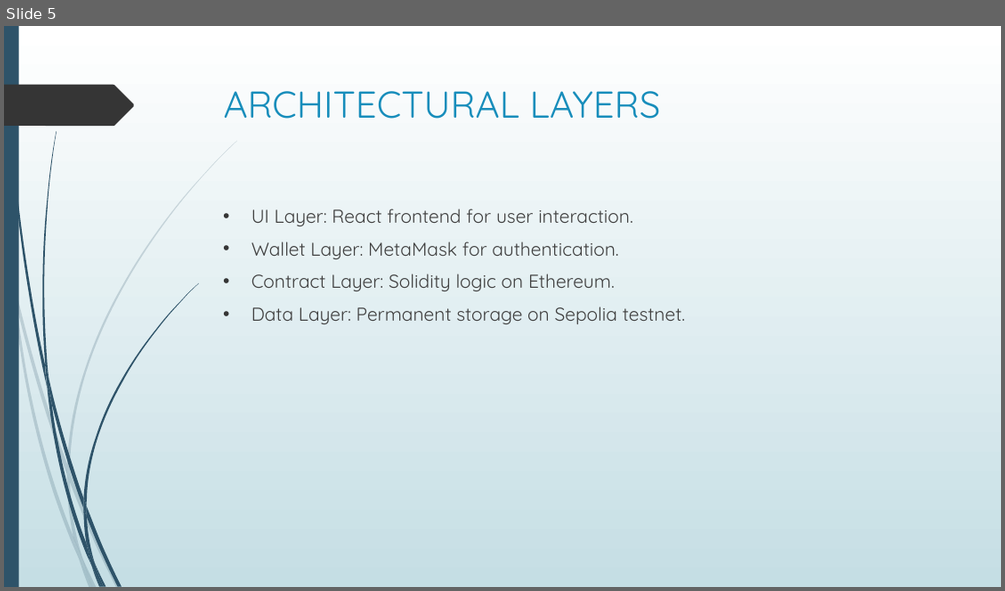
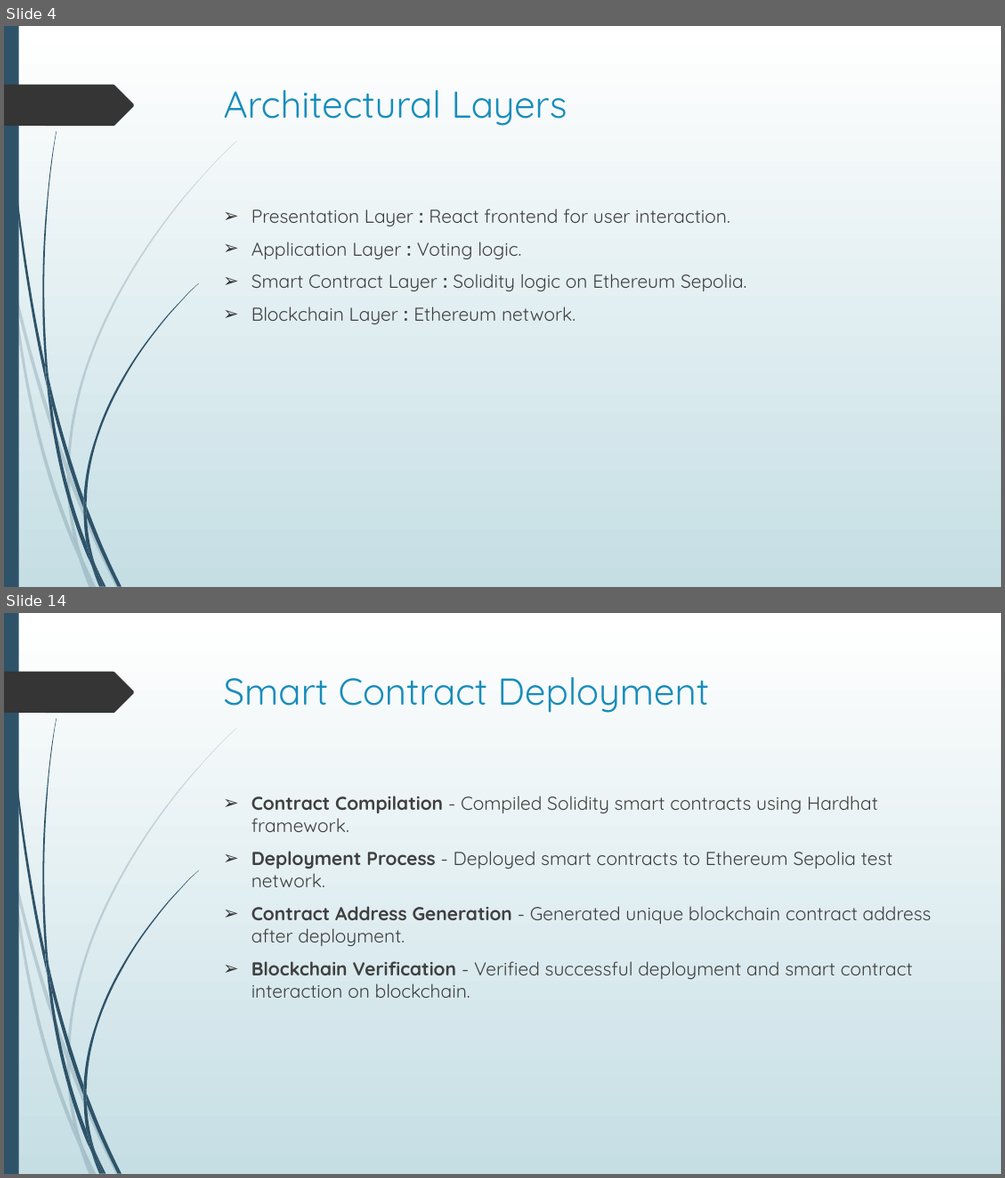
Before and after one commit to chigonglei/DAppSopolia, a slide deck: Presentation.pptx. Shown one above the other, each under a label of ours: slide 5 before the commit, slides 4 and 14 after it; the slides between them are not shown. The pictures are 1005x591 and 1005x1178 pixels, drawn with LibreOffice and Linux fonts; fonts in the diff are those of the drawing. Boxes give left, top, right and bottom in pixels: in the first picture for what was removed or moved away, otherwise in the second. Text is boxed around its words. In the diff, an @@ line names an element or a change of style, - is before the commit and + after.

```diff
--- a/Presentation.pptx
+++ b/Presentation.pptx
@@ slide 14 added at box(4, 613, 1001, 1174), background gradient #FFFFFF to #C5DEE5; not listed: 24 template elements that a slide beside it also shows @@
@@ title added at box(224, 677, 709, 713), 36 pt, text #178DBB @@
+Smart Contract Deployment
@@ text added at box(251, 795, 931, 997), 18 pt, text #404040 @@
+➢ Contract Compilation - Compiled Solidity smart contracts using Hardhat framework.
+➢ Deployment Process - Deployed smart contracts to Ethereum Sepolia test network.
+➢ Contract Address Generation - Generated unique blockchain contract address after deployment.
+➢ Blockchain Verification - Verified successful deployment and smart contract interaction on blockchain.
@@ what was slide 5 is now slide 4 @@
@@ slide 4 changed as well @@
@@ title at box(224, 90, 567, 126): text changed @@
-ARCHITECTURAL LAYERS
+Architectural Layers
@@ text at box(251, 208, 746, 324): text changed @@
-• UI Layer: React frontend for user interaction.
-• Wallet Layer: MetaMask for authentication.
-• Contract Layer: Solidity logic on Ethereum.
-• Data Layer: Permanent storage on Sepolia testnet.
+➢ Presentation Layer : React frontend for user interaction.
+➢ Application Layer : Voting logic.
+➢ Smart Contract Layer : Solidity logic on Ethereum Sepolia.
+➢ Blockchain Layer : Ethereum network.
```
Also in this commit, not shown: 11 other slides changed, 19 other slides added, 7 slides removed, 5 other files.
